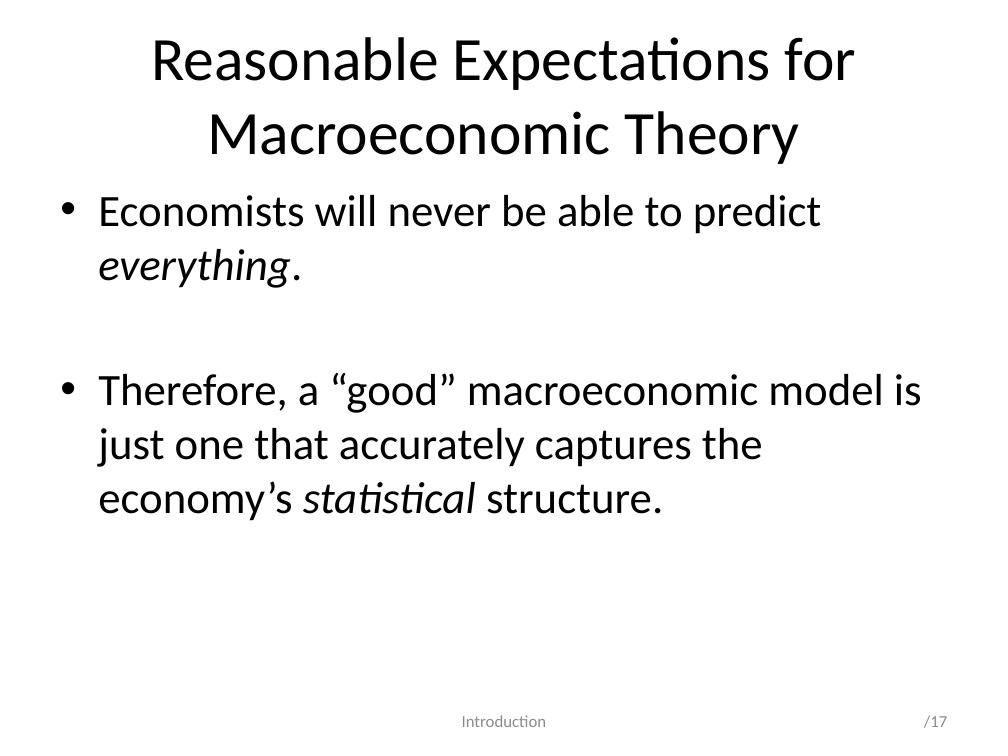
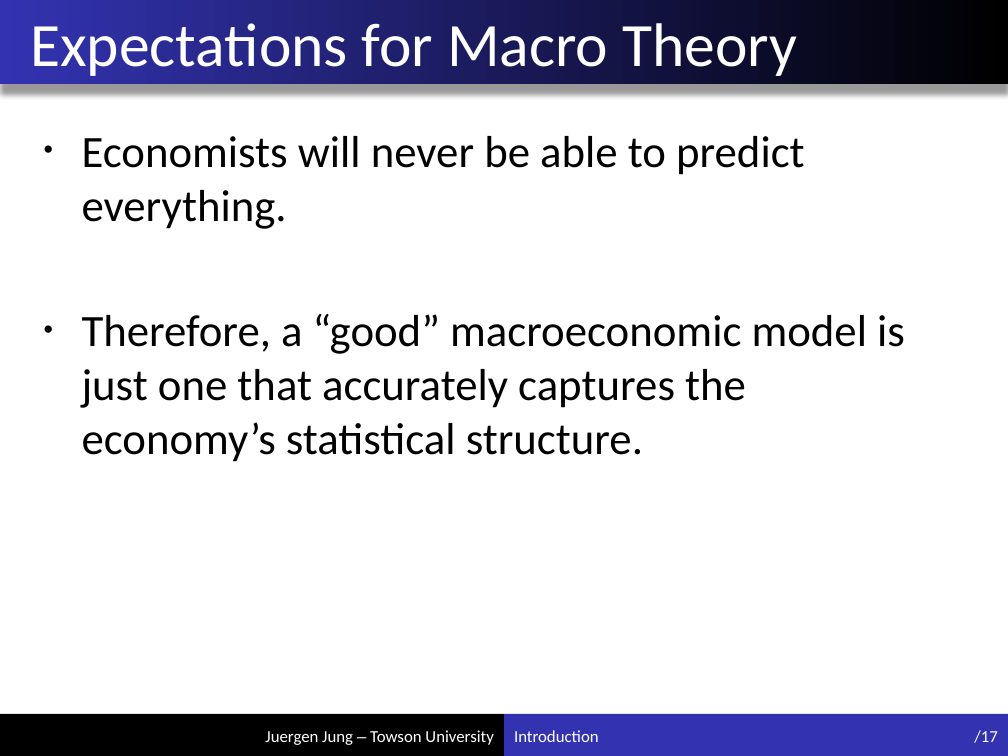
Before and after one commit to juejung/juejung.github.io, a slide deck: slide 17 of jdocs/Macro1/introductionMacro.pptx. Drawn at 1008x756 pixels with LibreOffice and Linux fonts; fonts in the diff are those of the drawing. Boxes give left, top, right and bottom in pixels: in the first picture for what was removed or moved away, otherwise in the second. Text is boxed around its words. In the diff, an @@ line names an element or a change of style, - is before the commit and + after.

Commit message:
add new formatting to slides

```diff
--- a/jdocs/Macro1/introductionMacro.pptx
+++ b/jdocs/Macro1/introductionMacro.pptx
@@ rectangle added at (0,0,1008,84), fill gradient #000000 to #3333B2 @@
@@ title at (30,23,797,76): text changed; text colour #000000 to #F0F0F0 @@
-Reasonable Expectations for Macroeconomic Theory
+Expectations for Macro Theory
@@ text "Economists will never be able ...": place and size @@
-text "Economists will never be able ..." at (98,195,922,521)
+text "Economists will never be able ..." at (82,136,905,462)
@@ text "Economists will never be able ..." at (82,136,905,462): italic off in "everything.", "statistical" @@
@@ rectangle added at (0,714,504,756), fill #000000 @@
@@ text "Introduction": place and size @@
-text "Introduction" at (462,715,547,727)
+text "Introduction" at (514,730,599,742)
@@ text "Introduction" at (514,730,599,742): text colour #8C8C8C to #F0F0F0; alignment centre to left @@
@@ rectangle added at (504,714,1008,756), fill #3333B2 @@
@@ page number: place and size @@
-page number at (924,715,947,728)
+page number at (974,730,997,743)
@@ page number at (974,730,997,743): text colour #8C8C8C to #F0F0F0 @@
@@ text added at (265,730,493,745), 12 pt, text #F0F0F0 @@
+Juergen Jung – Towson University
```
Also in this commit, not shown: 17 other slides changed, 3 other files.
